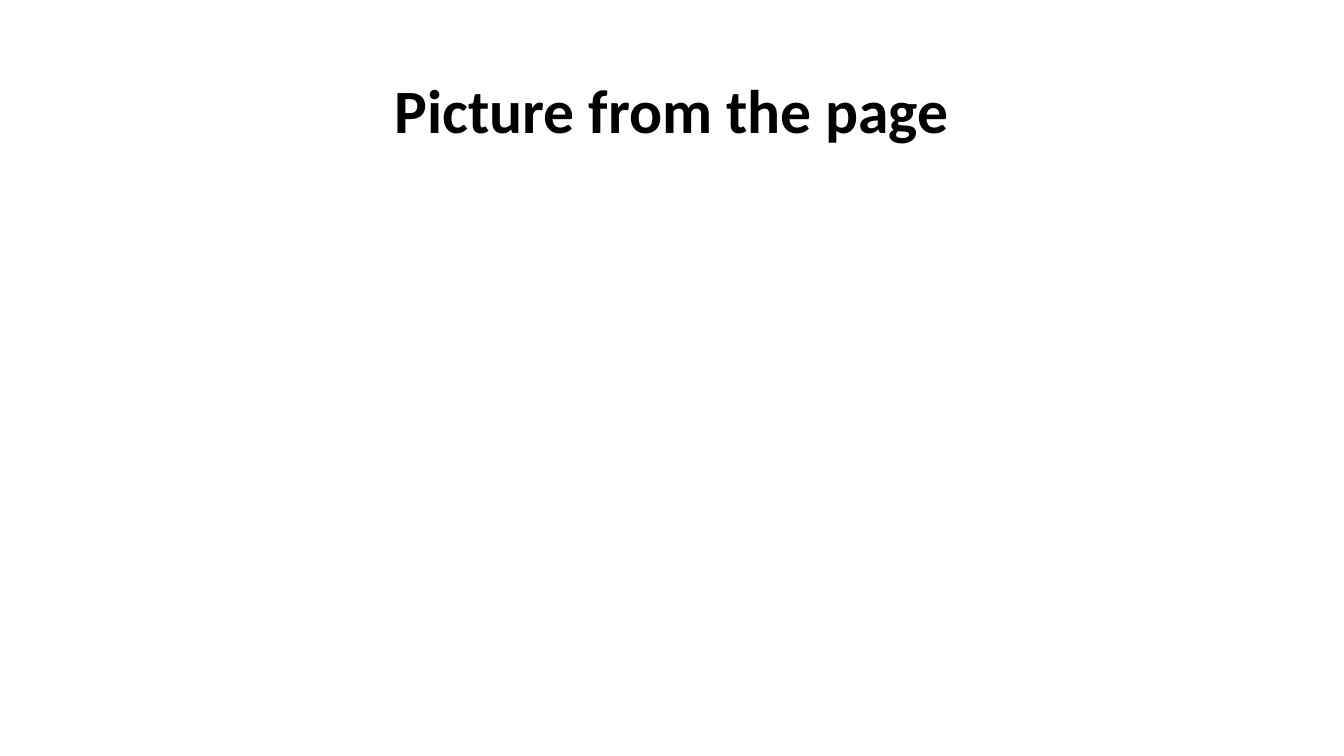
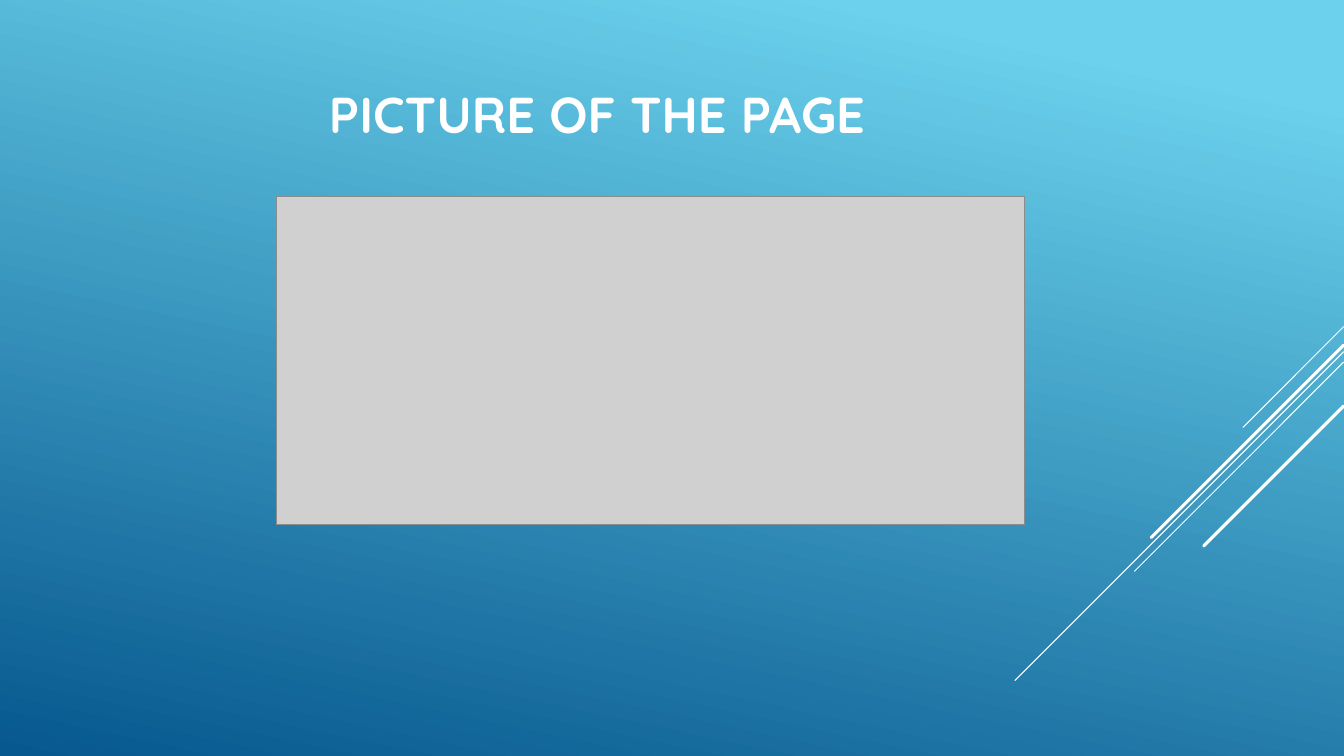
Before and after one commit to Bencee130/Quiz, a slide deck: slide 10 of Quiz presentation.pptx. Drawn at 1344x756 pixels with LibreOffice and Linux fonts; fonts in the diff are those of the drawing; grey boxes stand for pictures. Boxes give left, top, right and bottom in pixels: in the first picture for what was removed or moved away, otherwise in the second. Text is boxed around its words. In the diff, an @@ line names an element or a change of style, - is before the commit and + after.

```diff
--- a/Quiz presentation.pptx
+++ b/Quiz presentation.pptx
@@ background #FFFFFF to gradient #6ED2EB to #06588E @@
@@ title at [329, 97, 865, 134]: text changed; size 44 to 36 pt; font Calibri to Quicksand; text colour #000000 to #FFFFFF @@
-Picture from the page
+PICTURE OF THE PAGE
@@ picture added at [276, 197, 1024, 524] @@
@@ group added at [1015, 327, 1344, 681]: 5 lines @@
```
Also in this commit, not shown: 11 other slides changed, 1 other file.
